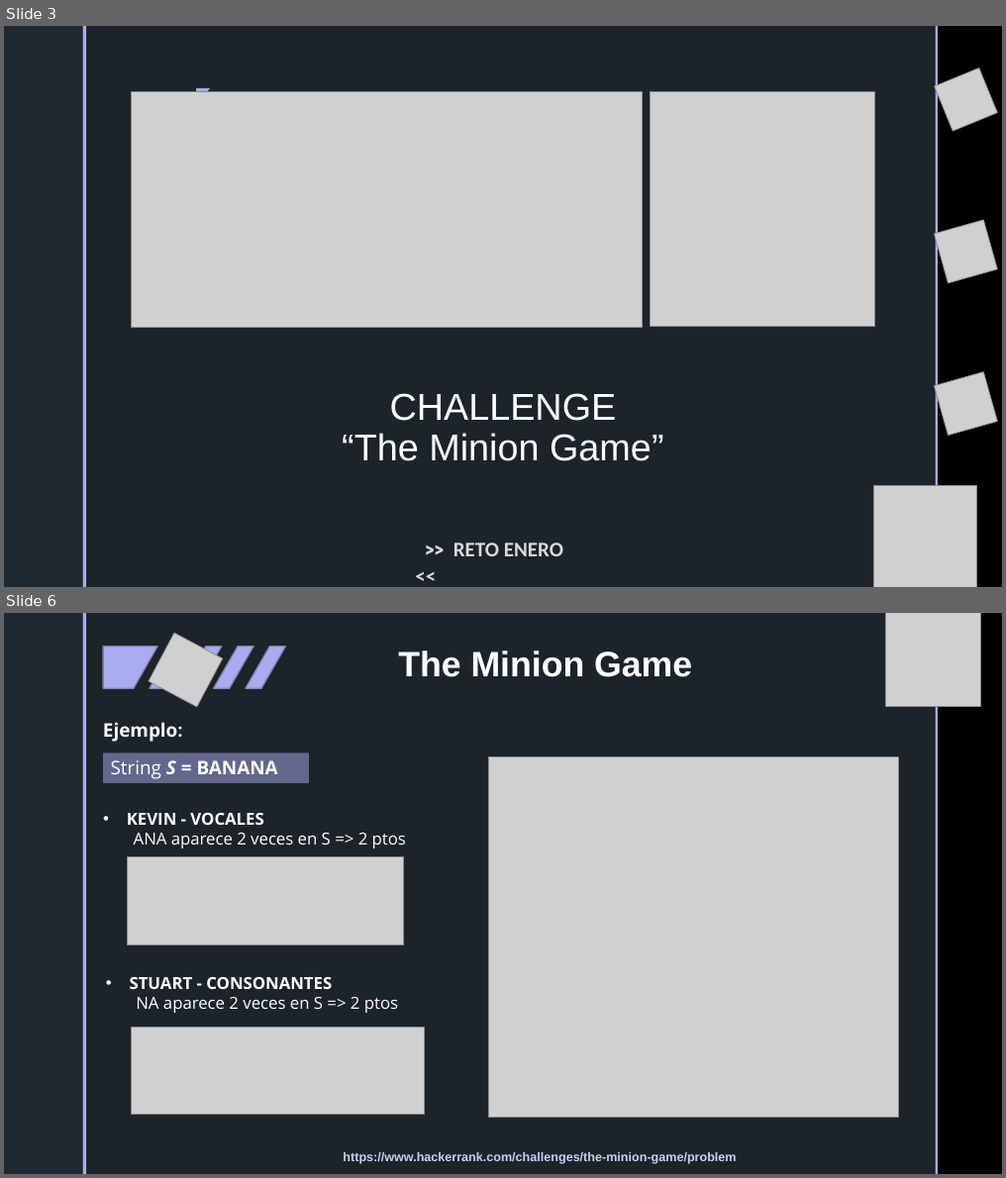
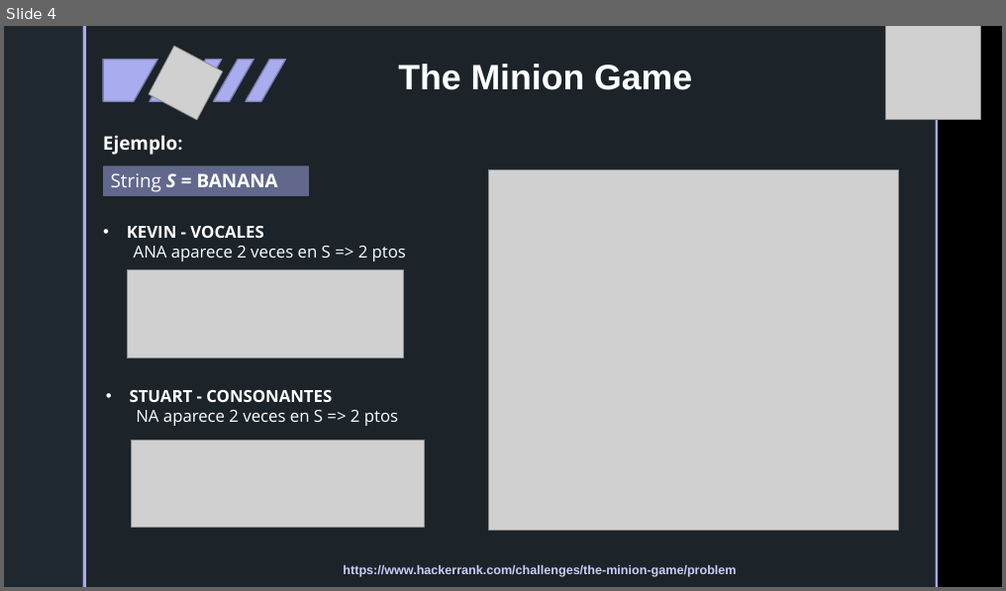
Before and after one commit to MayumyCH/datasciencefem-datachallenge-monthly, a slide deck: the_minion_game/docs/dsfem_expo_reto1.pptx. Shown one above the other, each under a label of ours: slides 3 and 6 before the commit, slide 4 after it; the slides between them are not shown. The pictures are 1006x1178 and 1006x591 pixels, drawn with LibreOffice and Linux fonts; fonts in the diff are those of the drawing; grey boxes stand for pictures; background and template pictures are left out. Boxes give left, top, right and bottom in pixels: in the first picture for what was removed or moved away, otherwise in the second. Text is boxed around its words. In the diff, an @@ line names an element or a change of style, - is before the commit and + after.

```diff
--- a/the_minion_game/docs/dsfem_expo_reto1.pptx
+++ b/the_minion_game/docs/dsfem_expo_reto1.pptx
@@ slide 3 removed at (4,26,1002,587), background picture (left out); not listed: 5 template elements that a slide beside it also shows @@
@@ picture removed at (935,68,998,132) @@
@@ picture removed at (132,92,642,327) @@
@@ picture removed at (649,92,874,326) @@
@@ picture removed at (935,220,998,283) @@
@@ picture removed at (935,372,998,436) @@
@@ title removed at (342,393,663,462) @@
-CHALLENGE
-“The Minion Game”
@@ picture removed at (874,486,976,587) @@
@@ text removed at (453,543,563,557) @@
->> RETO ENERO <<
@@ what was slide 6 is now slide 4 @@
```
Also in this commit, not shown: 6 slides changed, 1 slide added, 1 other slide removed, 6 other files.
